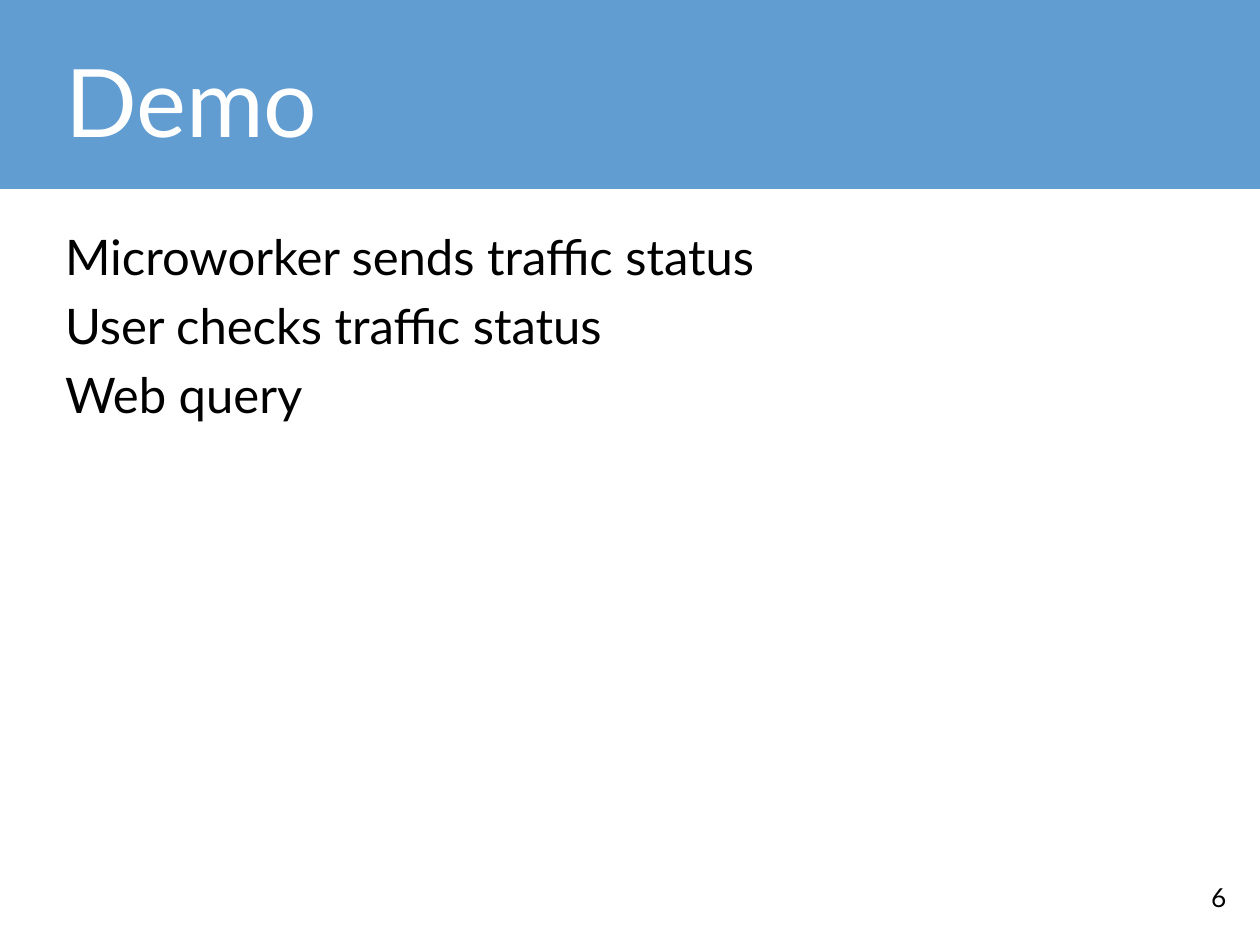
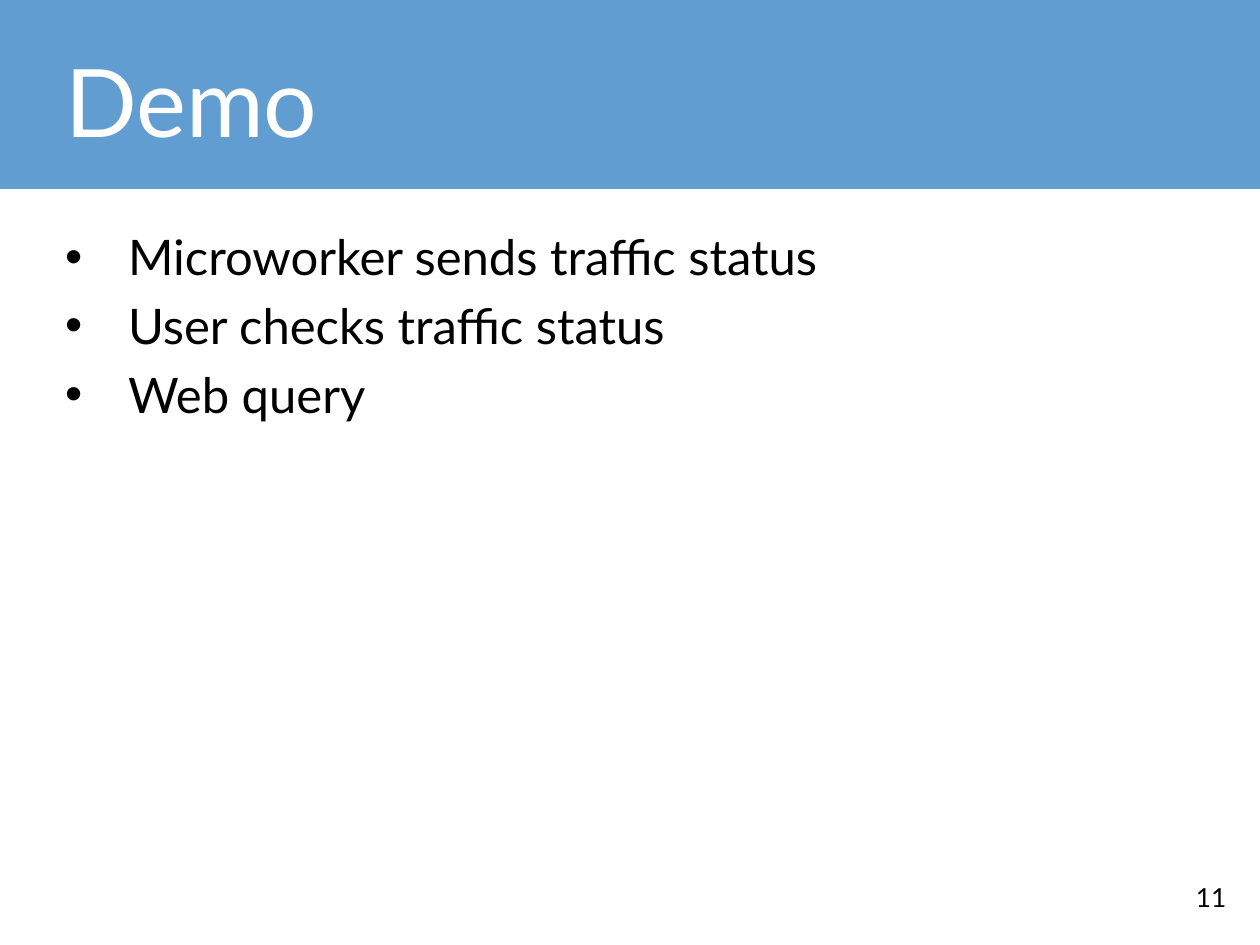
Before and after one commit to tdquang7/pota-hack-livetraffice, a slide deck: slide 11 of m2WorkHackathon-LiveTrafficUpdate.pptx (slide 6 before the commit). Drawn at 1260x945 pixels with LibreOffice and Linux fonts; fonts in the diff are those of the drawing. Boxes give left, top, right and bottom in pixels: in the first picture for what was removed or moved away, otherwise in the second. Text is boxed around its words. In the diff, an @@ line names an element or a change of style, - is before the commit and + after.

```diff
--- a/m2WorkHackathon-LiveTrafficUpdate.pptx
+++ b/m2WorkHackathon-LiveTrafficUpdate.pptx
@@ text "Microworker sends traffic status" at bbox=[128, 239, 817, 422]: bullet none to • @@
@@ page number at bbox=[1196, 888, 1226, 907]: text changed @@
-6
+11
```
Also in this commit, not shown: 2 other slides changed, 11 slides added, 3 slides removed, 1 other file.
